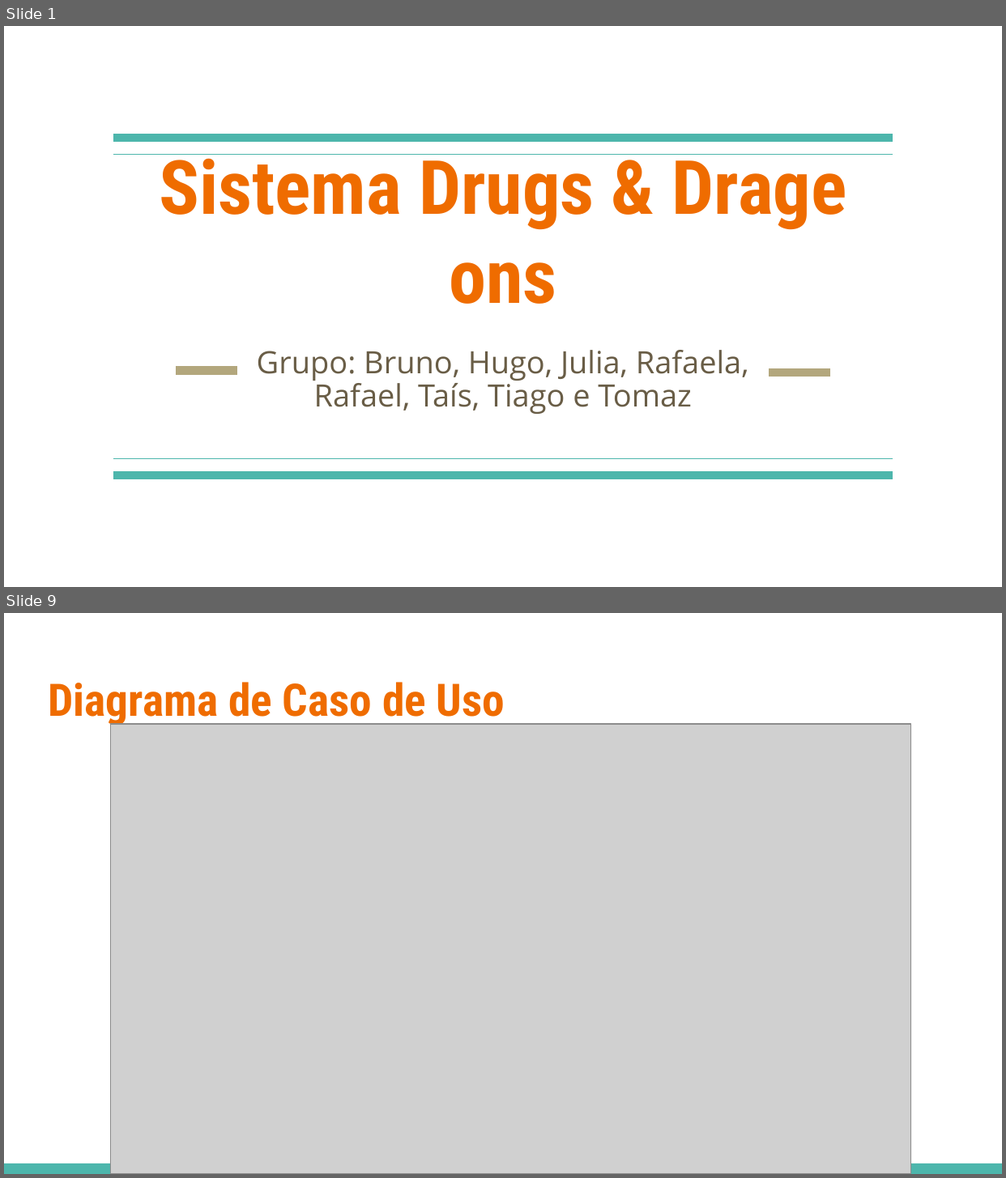
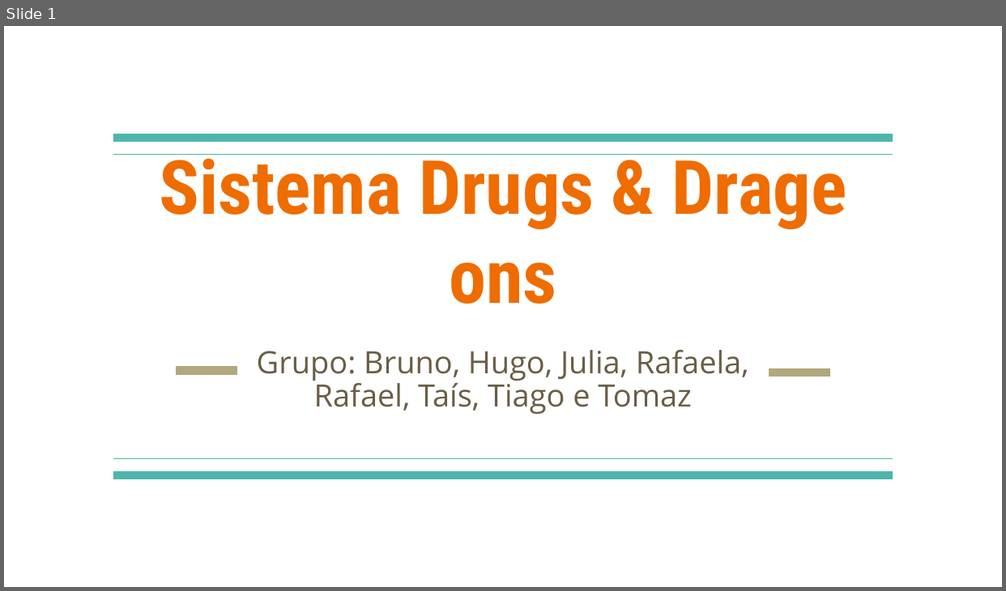
Before and after one commit to HugoBianquini/Projeto-de-Software, a slide deck: Sistema Drugs & Drage ons.pptx. Shown one above the other, each under a label of ours: slides 1 and 9 before the commit, slide 1 after it; the slides between them are not shown. The pictures are 1006x1178 and 1006x591 pixels, drawn with LibreOffice and Linux fonts; fonts in the diff are those of the drawing; grey boxes stand for pictures. Boxes give left, top, right and bottom in pixels: in the first picture for what was removed or moved away, otherwise in the second. Text is boxed around its words. In the diff, an @@ line names an element or a change of style, - is before the commit and + after.

```diff
--- a/Sistema Drugs & Drage ons.pptx
+++ b/Sistema Drugs & Drage ons.pptx
@@ slide 9 removed at (4, 613, 1002, 1174), background #FFFFFF @@
@@ title removed at (48, 682, 505, 727) @@
-Diagrama de Caso de Uso
@@ picture removed at (111, 724, 910, 1174) @@
@@ rectangle removed at (4, 1164, 1002, 1174) @@
```
Also in this commit, not shown: 1 slide changed, 4 slides added, 51 other slides removed, 1 other file.
